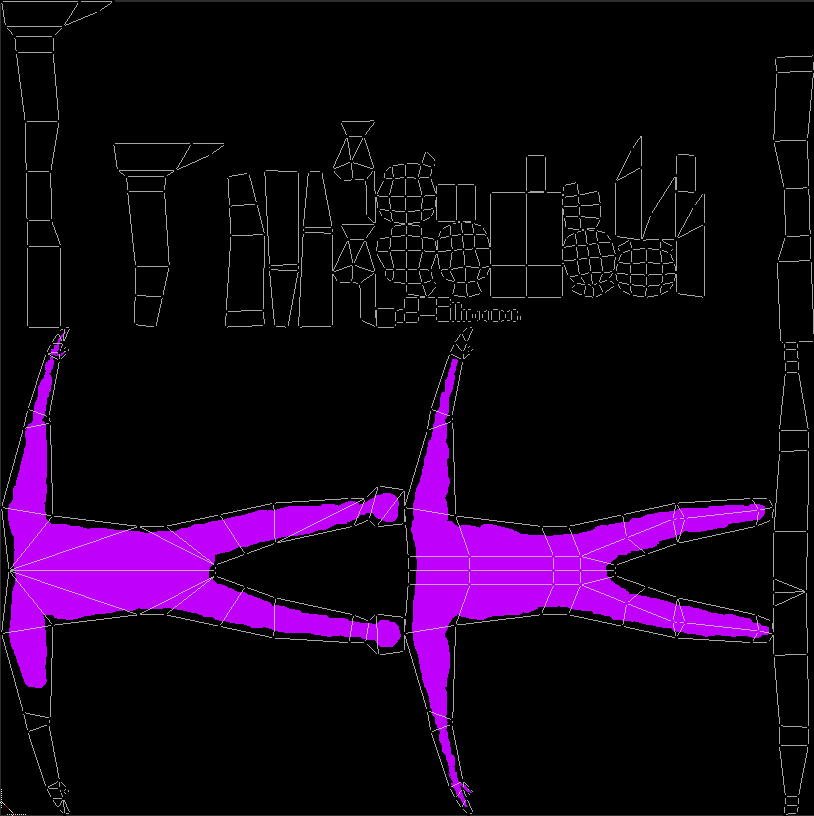
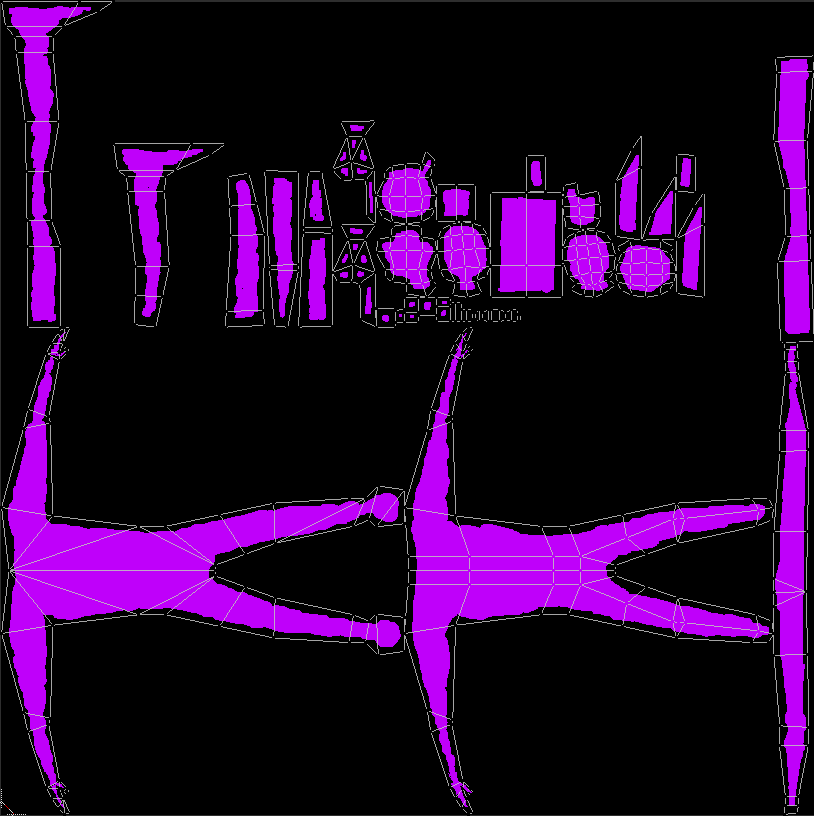
Comparing the layer stacks of the two 814px x 816px images. Changes:
painted on "Layer 5" over [9, 6, 810, 808]
